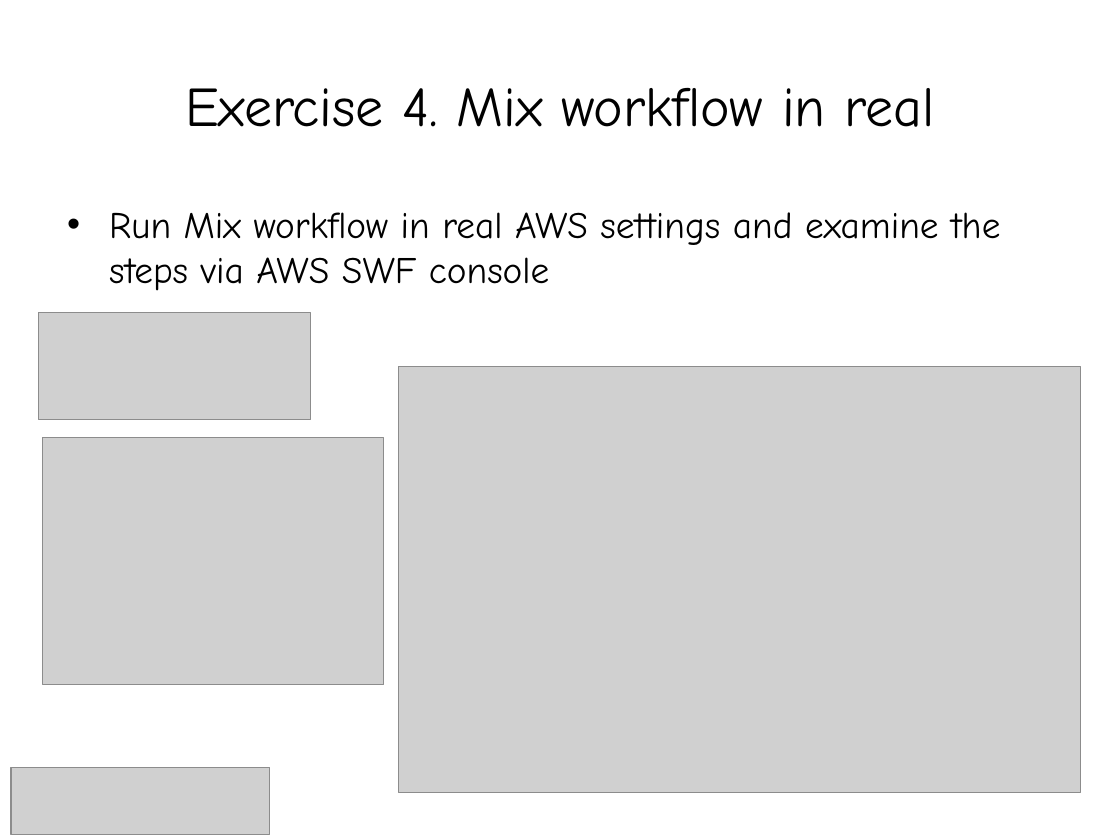
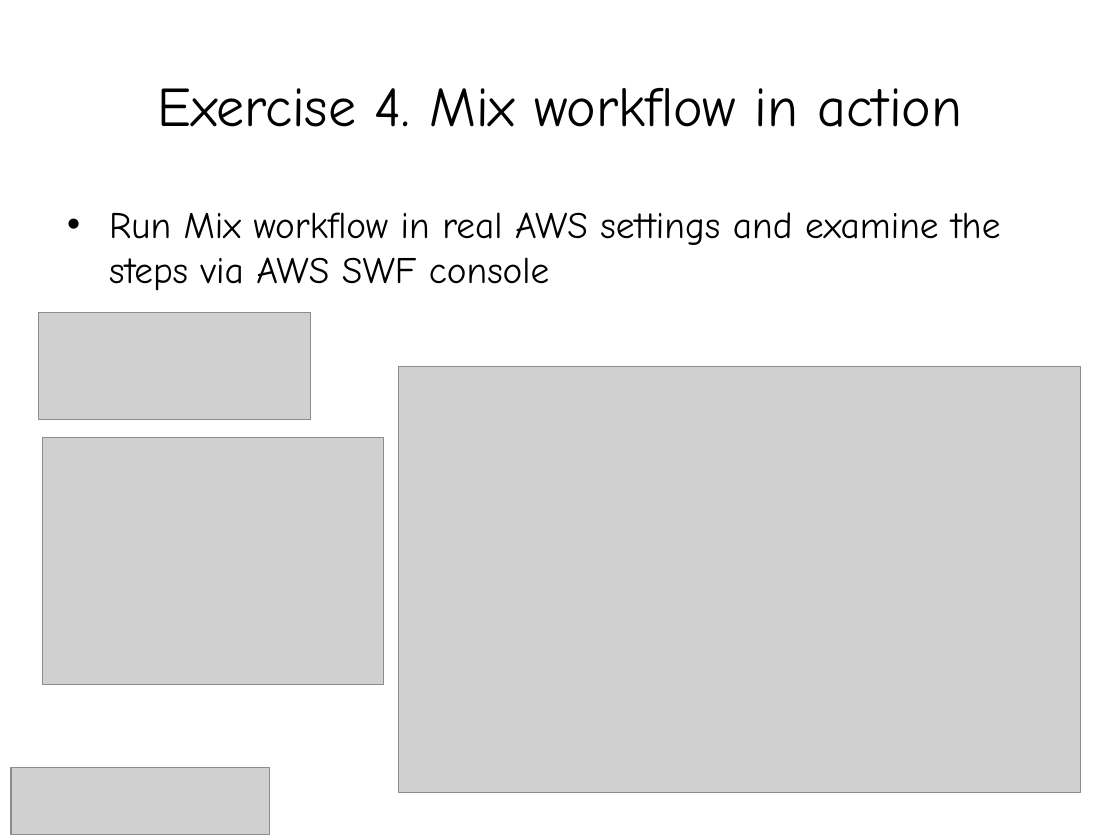
Before and after one commit to smolnik/diagrams, a slide deck: slide 17 of presentations/aws_wf_workshops.pptx. Drawn at 1120x840 pixels with LibreOffice and Linux fonts; fonts in the diff are those of the drawing; grey boxes stand for pictures. Boxes give left, top, right and bottom in pixels: in the first picture for what was removed or moved away, otherwise in the second. Text is boxed around its words. In the diff, an @@ line names an element or a change of style, - is before the commit and + after.

```diff
--- a/presentations/aws_wf_workshops.pptx
+++ b/presentations/aws_wf_workshops.pptx
@@ title at [158,88,962,127]: text changed @@
-Exercise 4. Mix workflow in real
+Exercise 4. Mix workflow in action
```
Also in this commit, not shown: 1 other slide changed, 1 slide added, 1 other file.
